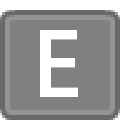
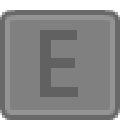
Before/after of a 120 x 120 layered artwork. What changed in the layer stack:
painted on "blue_e_down.png" over [40, 30, 78, 97]
